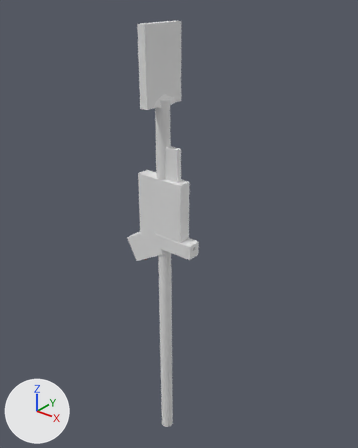
The glTF model games/silvershottools/environment_testbed/assets/objects.glb as it was, and as the next commit left it.
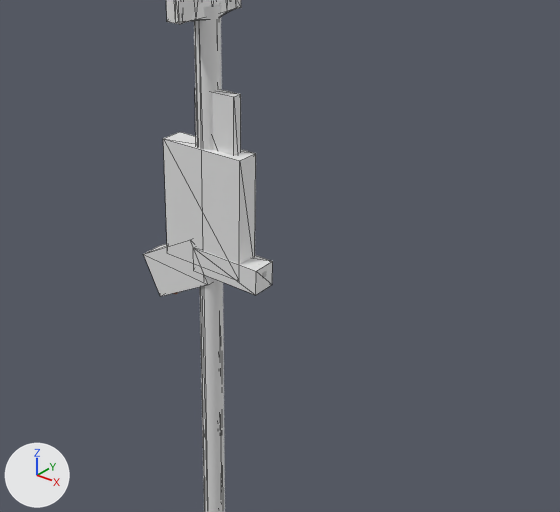
Each version is shown whole from a 50 mm camera at (1.003, -1.171, 0.815) aimed at (0.003, 0.08, 0.04), then close up on the part from 13% to 100% of the width and 22% to 85% of the height. Lighting does not change. The marker at lower left points along +X, +Y and +Z. The older version's two pictures come first. The close-ups show mesh edges as thin lines. Where no turn or scale is listed for an object, it has been applied to the vertices.

The scene before the commit, as lines of its bpy script (objects in view):
```python
me_cube_001 = bpy.data.meshes.new('Cube.001')
me_cube_001.from_pydata(...)  # a box spanning x -0.014..0.014, y -0.082..0.082, z -0.118..0.118
me_cube_003 = bpy.data.meshes.new('Cube.003')
me_cube_003.from_pydata(...)  # a box spanning x -0.022..0.067, y -0.01..0.01, z 0.16..0.348
me_cube_007 = bpy.data.meshes.new('Cube.007')
me_cube_007.from_pydata(...)  # a box spanning x -0.076..0.076, y -0.025..0.025, z -0.025..0.025
ob_coll_box_blade = bpy.data.objects.new('COLL_BOX_blade', me_cube_003)
ob_coll_box_blade.location = (0.0, 0.0, 0.0)
ob_coll_box_revolver_barrel = bpy.data.objects.new('COLL_BOX_revolver_barrel', me_cube_007)
ob_coll_box_revolver_barrel.location = (0.056, 0.0, 0.009)
ob_coll_box_shovel_spade = bpy.data.objects.new('COLL_BOX_shovel_spade', me_cube_001)
ob_coll_box_shovel_spade.location = (-0.005, 0.002, 0.596)
# also in view: 'COLL_CYLINDER_shovel_handle' at (0.0, 0.002, -0.19); 'COLL_BOX_book' at (0.0, 0.0, 0.119); 'COLL_BOX_revolver_handle' at (-0.072, 0.0, -0.03)
```
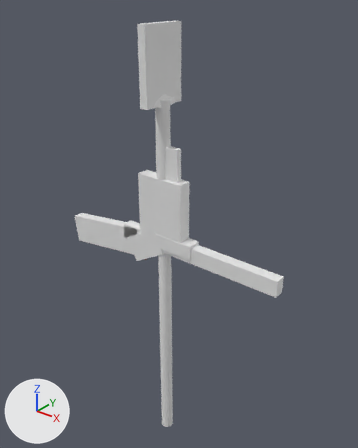
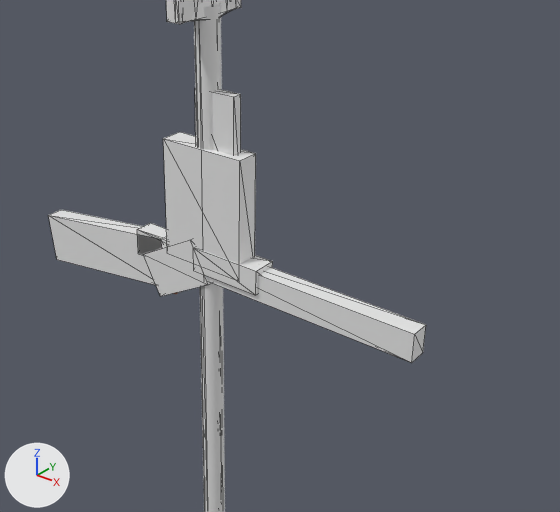
Where the change shows, as pixel boxes [x1, y1, x2, y2] in the close-ups (560 x 512 px):
'COLL_BOX_shotgun_barrel', added
    after: [137, 223, 426, 363]
'COLL_BOX_shotgun_handle', added
    after: [48, 210, 161, 285]

The change, as a diff of the scene's bpy script:
```diff
--- a/games/silvershottools/environment_testbed/assets/objects.glb.py
+++ b/games/silvershottools/environment_testbed/assets/objects.glb.py
@@ me_cube_010 @@
+me_cube_010.from_pydata([(-0.165, -0.019, -0.077), (-0.179, -0.019, 0.03), (-0.165, 0.019, -0.077), (-0.179, 0.019, 0.03), (0.179, -0.019, -0.03), (0.165, -0.019, 0.077), (0.179, 0.019, -0.03), (0.165, 0.019, 0.077)], [], [(0, 1, 3), (0, 3, 2), (2, 3, 7), (2, 7, 6), (6, 7, 5), (6, 5, 4), (4, 5, 1), (4, 1, 0), (2, 6, 4), (2, 4, 0), (7, 3, 1), (7, 1, 5)])
@@ me_cube_009 @@
+me_cube_009.from_pydata(...)  # a box spanning x -0.315..0.315, y -0.019..0.019, z -0.028..0.028
@@ ob_coll_box_shotgun_handle @@
+ob_coll_box_shotgun_handle = bpy.data.objects.new('COLL_BOX_shotgun_handle', me_cube_010)
+ob_coll_box_shotgun_handle.location = (-0.277, 0.0, -0.055)
@@ ob_coll_box_shotgun_barrel @@
+ob_coll_box_shotgun_barrel = bpy.data.objects.new('COLL_BOX_shotgun_barrel', me_cube_009)
+ob_coll_box_shotgun_barrel.location = (0.138, 0.0, -0.004)
```
